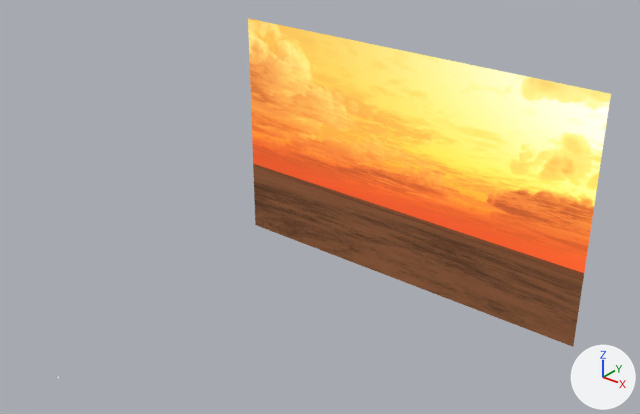
The Blender file village/village-cut2.blend: old version first, new version second.
One viewpoint serves both versions: a 50 mm camera at (523.0, -320.0, 430.0) aimed at (49.0, 273.0, 62.0). The lights are fixed; the arrows at lower right show +X, +Y and +Z.

Names of what the first picture shows: 'sky'.
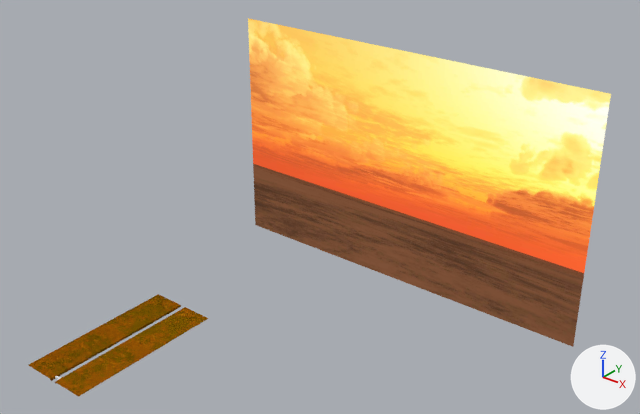
Changed parts and their boxes [x1, y1, x2, y2] in the pictures (640 x 414 px):
'ground-far', added
    after: [29, 294, 209, 397]

What the commit changed:
Picture 'ground_Metallic.jpg' (img_ground_metallic_jpg) is new.
Picture 'ground_Normal.jpg' (img_ground_normal_jpg) is new.
Picture 'ground_Emissive.jpg' (img_ground_emissive_jpg) is new.
Picture 'ground_Roughness.jpg' (img_ground_roughness_jpg) is new.
Picture 'ground_BaseColor.png' (img_ground_basecolor_png) is new.
Material 'ground' (mat_ground) is new.
Uses the picture img_ground_basecolor_png.
Uses the picture img_ground_emissive_jpg.
Uses the picture img_ground_metallic_jpg.
Uses the picture img_ground_normal_jpg.
Uses the picture img_ground_roughness_jpg.
Mesh me_plane_002 is new.
It has 6 vertices, 2 faces and spans x 2.9..32.7, y -4.8..135.8, z -2.0..0.0.
It uses material mat_ground.
Object 'ground-far' (ob_ground_far) is new; it shows me_plane_002.
Its location is (0.0, 0.0, 0.0).
It gains a MIRROR modifier named 'Mirror'.
Modifier setting: use_mirror_merge = False.
